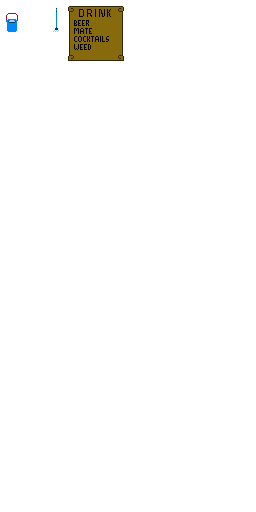
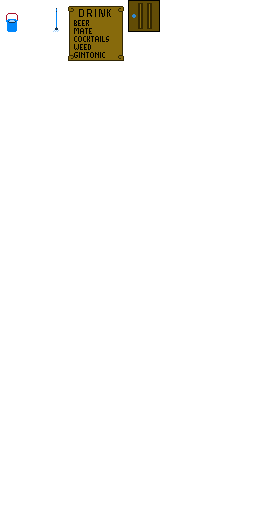
Revision of a layered 256 x 512 image; what changed, layer by layer:
pixels changed over (x1=74, y1=0, x2=160, y2=58) (layer not identified)
